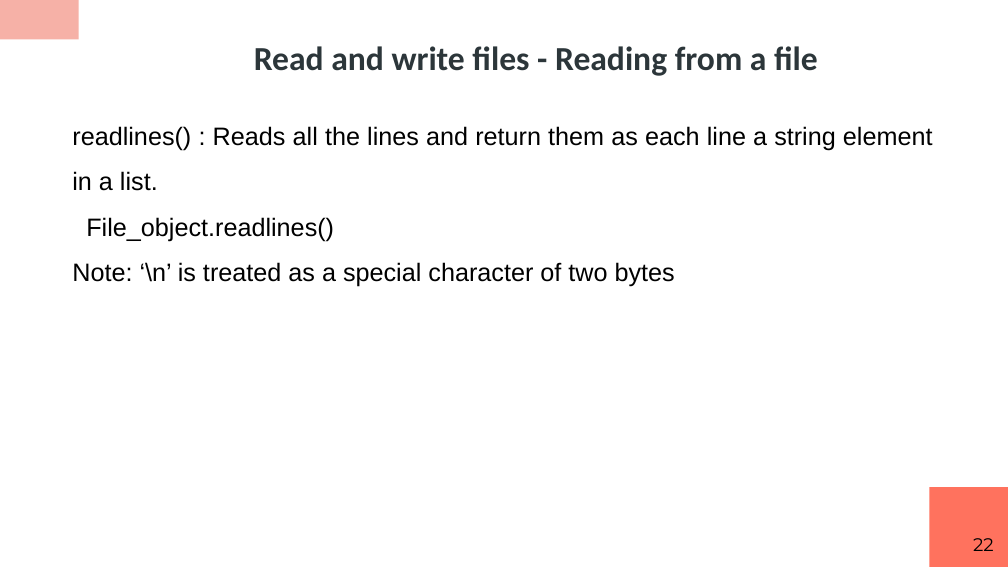
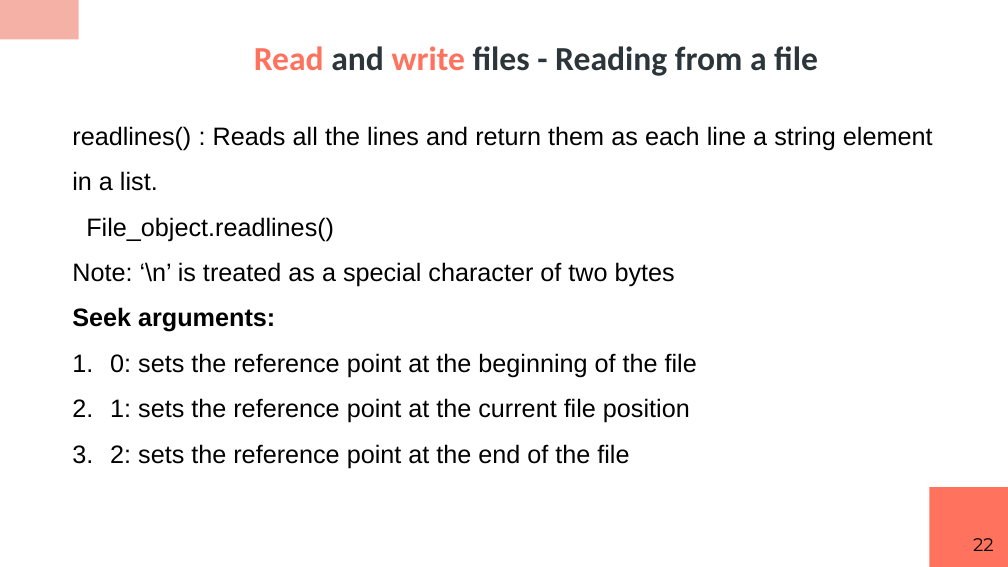
Before and after one commit to RashmivernekarN/ai_with_python_keonics, a slide deck: slide 22 of module2/ppt/Python Scripting.pptx. Drawn at 1008x567 pixels with LibreOffice and Linux fonts; fonts in the diff are those of the drawing. Boxes give left, top, right and bottom in pixels: in the first picture for what was removed or moved away, otherwise in the second. Text is boxed around its words. In the diff, an @@ line names an element or a change of style, - is before the commit and + after.

```diff
--- a/module2/ppt/Python Scripting.pptx
+++ b/module2/ppt/Python Scripting.pptx
@@ title "Read and write files - ..." at (254,46,818,76): text colour #2C363A to #FF725E in "Read write" @@
@@ text at (72,307,697,468): paragraphs added @@
+Seek arguments:
+1. 0: sets the reference point at the beginning of the file
+2. 1: sets the reference point at the current file position
+3. 2: sets the reference point at the end of the file
```
Also in this commit, not shown: 3 other slides changed, 11 slides added, 4 other files.
